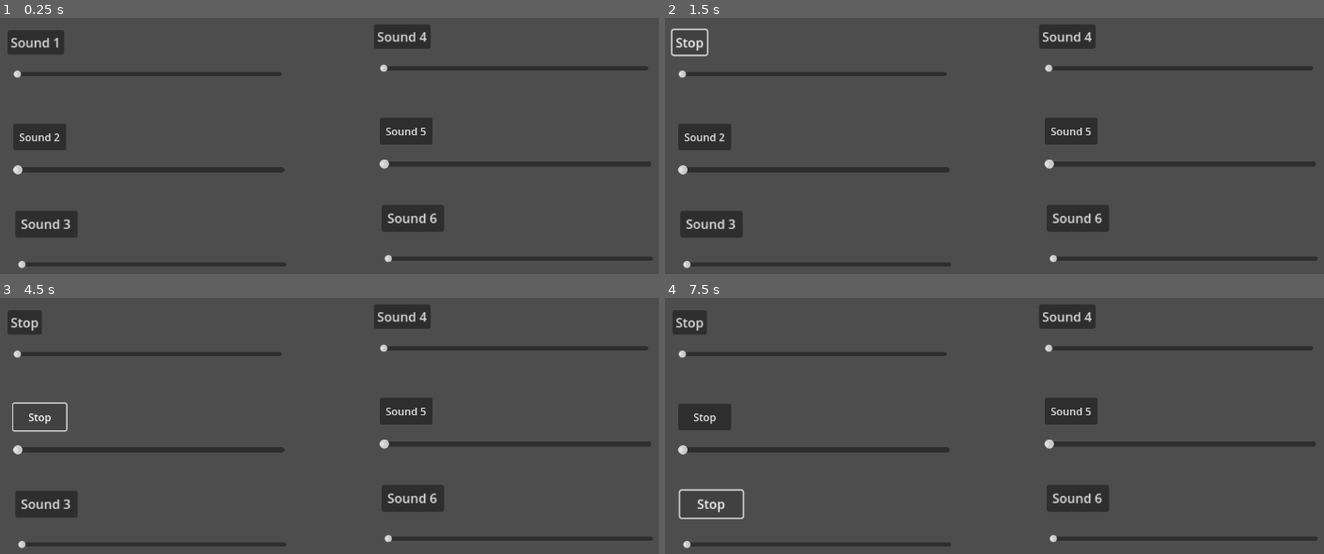
Above: before the commit, frames 1-4 (two rows, left to right).
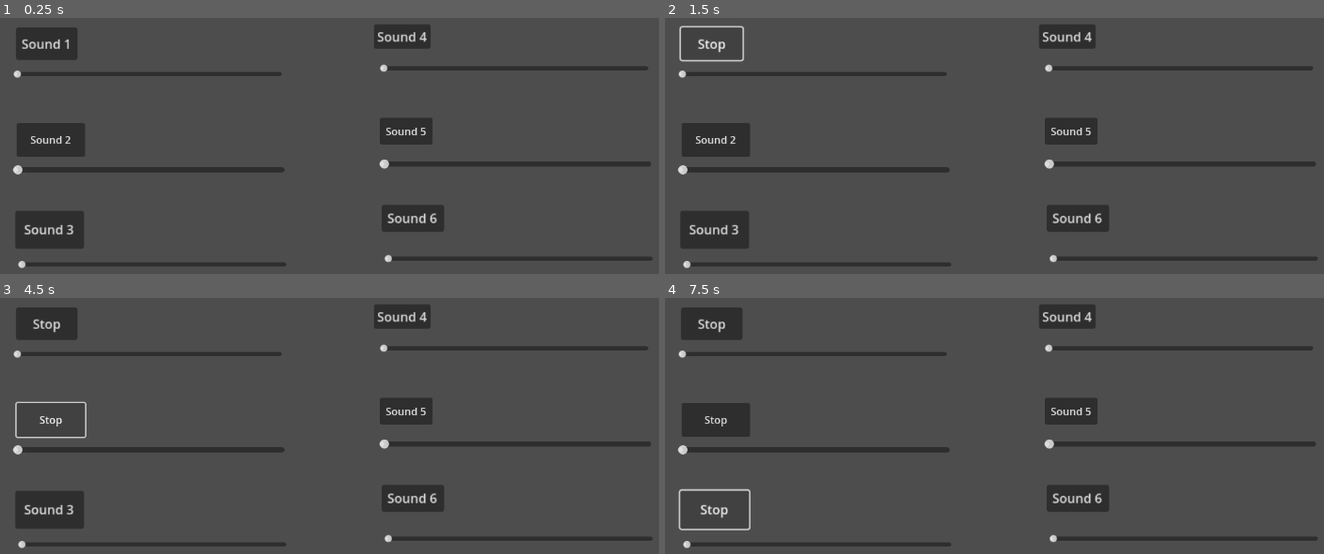
Above: after the commit, the same moments.

Repository: RobertCowper/Music_Assignment
Game: Godot game, scene res://Assingment_Scene.tscn
Two runs of this game, one before a commit and one after it. Both use one fixed random seed, a clock stepped at 60 frames per second and the inputs below. The project has no main scene, so this scene is started directly.
Inputs (mouse positions are in pixels of both pictures, inside the frame that each line leads up to):
- Up to frame 1 (0.25 s): no input
- Up to frame 2 (1.5 s): tap Enter at 0.5 s; move the mouse to (1192, 197) at 0.52 s; click (1192, 197) at 0.67 s; click "Sound 1" at 1.25 s
- Up to frame 3 (4.5 s): click "Stop" at 2 s; click "Stop" at 2.75 s; click "Stop" at 3.5 s; click "Sound 2" at 4.25 s
- Up to frame 4 (7.5 s): click "Stop" at 5 s; click "Stop" at 5.75 s; click "Stop" at 6.5 s; click "Sound 3" at 7.25 s

The runs differ from the first frame. In frame 1, 2.3% of the frame differs, in the area x 1-13%, y 3-91%; in frame 2, 2.1%; in frame 3, 2.2%; in frame 4, 2.1%.

Commit message:
small updates for scene

Diff:
--- a/Assingment_Scene.tscn
+++ b/Assingment_Scene.tscn
@@ -12,10 +12,10 @@
 script = ExtResource("1_frvh4")
 
 [node name="Button" type="Button" parent="."]
-offset_left = 36.0
-offset_top = 36.0
-offset_right = 77.0
-offset_bottom = 67.0
+offset_left = 49.0
+offset_top = 32.0
+offset_right = 126.0
+offset_bottom = 73.0
 scale = Vector2(1.22595, 1.21512)
 text = "Sound 1"
 
@@ -31,10 +31,10 @@
 stream = ExtResource("2_gbpkw")
 
 [node name="Button2" type="Button" parent="."]
-offset_left = 45.0
-offset_top = 180.0
-offset_right = 126.0
-offset_bottom = 221.0
+offset_left = 50.0
+offset_top = 179.0
+offset_right = 155.0
+offset_bottom = 231.0
 text = "Sound 2"
 
 [node name="HSlider2" type="HSlider" parent="."]
@@ -50,8 +50,8 @@
 [node name="Button3" type="Button" parent="."]
 offset_left = 48.0
 offset_top = 314.0
-offset_right = 126.0
-offset_bottom = 348.0
+offset_right = 134.0
+offset_bottom = 362.0
 scale = Vector2(1.22595, 1.21512)
 text = "Sound 3"
 
